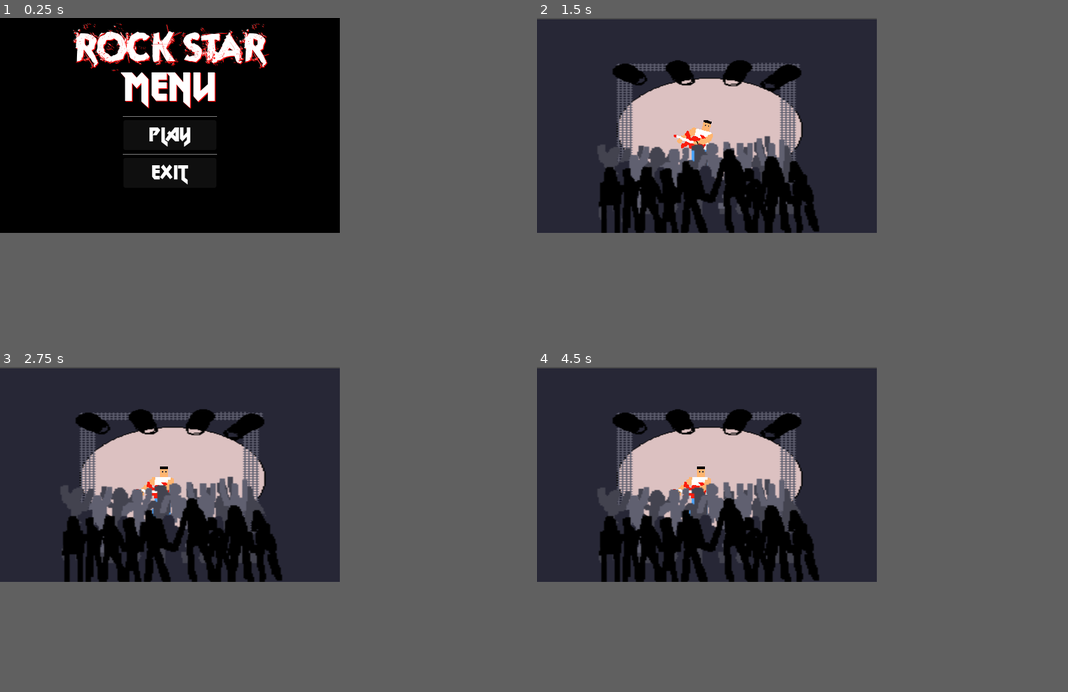
Above: before the commit, frames 1-4 (two rows, left to right).
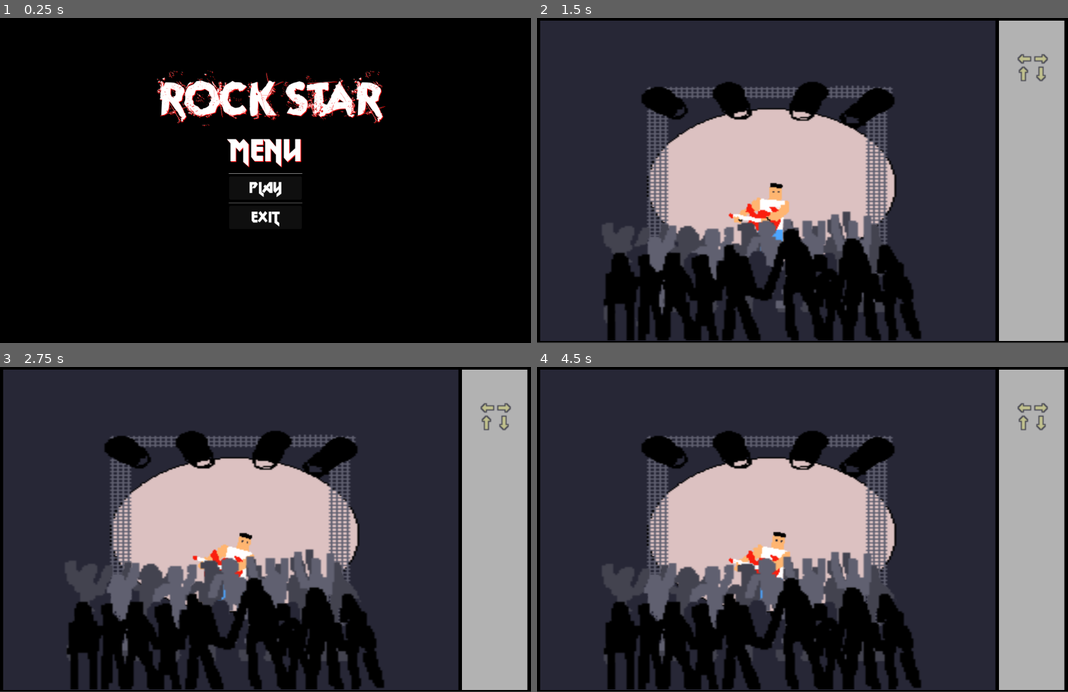
Above: after the commit, the same moments.

Repository: Bouzelouuf/rockstart_spag
Game: Godot game, scene res://scene/menu.tscn
Two runs of this game, one before a commit and one after it. Both use one fixed random seed, a clock stepped at 60 frames per second and the inputs below.
Inputs:
- Up to frame 1 (0.25 s): no input
- Up to frame 2 (1.5 s): click "PLAY" at 0.5 s
- Up to frame 3 (2.75 s): no input
- Up to frame 4 (4.5 s): no input
In our replay, the window is 512x324 before the commit and 800x490 after it. These sizes can differ from the game's own. Grey fills any space a smaller window leaves; there, only what the larger window draws over its background counts as a difference.

The runs differ from the first frame. In frame 1, 8.4% of the frame differs, in the area x 13-73%, y 1-65%; in frame 2, 53%; in frame 3, 53%, in the area x 0-100%, y 0-100%; in frame 4, 53%.

Commit message:
add arrow + adjust size window

Diff:
--- a/project.godot
+++ b/project.godot
@@ -17,8 +17,8 @@
 
 [display]
 
-window/size/viewport_width=512
-window/size/viewport_height=324
+window/size/viewport_width=1024
+window/size/viewport_height=628
 
 [rendering]
 
--- a/scene/main_scene.tscn
+++ b/scene/main_scene.tscn
@@ -7,6 +7,7 @@
 [ext_resource type="Texture2D" uid="uid://c66fo1rxb073f" path="res://asset/foule_2.png" id="5_cj0ow"]
 [ext_resource type="Texture2D" uid="uid://bdarrhd6j4yaa" path="res://asset/foule_3.png" id="6_xavy2"]
 [ext_resource type="Texture2D" uid="uid://cmn6vre0lvvry" path="res://asset/foule_4.png" id="7_7l8gs"]
+[ext_resource type="Texture2D" uid="uid://b3pgxdud66ni4" path="res://asset/arrow.png" id="8_pi0uh"]
 
 [sub_resource type="AtlasTexture" id="AtlasTexture_66tet"]
 atlas = ExtResource("2_pi0uh")
@@ -81,19 +82,27 @@
 
 [node name="Node2D" type="Node2D"]
 
+[node name="ColorRect2" type="ColorRect" parent="."]
+offset_right = 1023.0
+offset_bottom = 627.0
+color = Color(0, 0, 0, 1)
+
 [node name="Scene" type="Sprite2D" parent="."]
-position = Vector2(256.08, 163.325)
-scale = Vector2(2.00063, 1.26035)
+position = Vector2(445.5, 314.5)
+scale = Vector2(3.43359, 2.41797)
 texture = ExtResource("1_qvu5t")
 
 [node name="AnimatedSprite2D" type="AnimatedSprite2D" parent="."]
-position = Vector2(253, 182)
+position = Vector2(466, 377)
+scale = Vector2(2, 2)
 sprite_frames = SubResource("SpriteFrames_u0ygc")
 autoplay = "default"
-frame_progress = 0.126579
+frame = 2
+frame_progress = 0.337271
 
 [node name="People" type="Node2D" parent="."]
-position = Vector2(-11, -125)
+position = Vector2(-63, -144)
+scale = Vector2(1.84305, 1.70897)
 script = ExtResource("3_hrphr")
 
 [node name="Foule1" type="Sprite2D" parent="People"]
@@ -115,3 +124,29 @@
 position = Vector2(272, 218.4)
 scale = Vector2(2, 1.8)
 texture = ExtResource("7_7l8gs")
+
+[node name="ColorRect" type="ColorRect" parent="."]
+modulate = Color(0.877616, 0.877616, 0.877616, 1)
+self_modulate = Color(0.54099, 0.54099, 0.54099, 1)
+offset_left = 884.0
+offset_right = 1025.0
+offset_bottom = 627.0
+color = Color(0, 0, 0, 1)
+
+[node name="ColorRect" type="ColorRect" parent="ColorRect"]
+layout_mode = 1
+anchors_preset = -1
+anchor_left = 0.078
+anchor_top = 0.008
+anchor_right = 0.915
+anchor_bottom = 0.995
+offset_left = -3.998
+offset_top = -0.0160003
+offset_right = 3.985
+offset_bottom = 0.134949
+color = Color(0.796243, 0.796243, 0.796243, 1)
+
+[node name="Arrow" type="Sprite2D" parent="."]
+position = Vector2(957, 96)
+scale = Vector2(2, 2)
+texture = ExtResource("8_pi0uh")
--- a/scene/menu.tscn
+++ b/scene/menu.tscn
@@ -25,18 +25,18 @@
 [node name="Label" type="Label" parent="."]
 layout_mode = 1
 anchors_preset = -1
-anchor_left = 0.5
-anchor_top = 0.16
-anchor_right = 0.5
-anchor_bottom = 0.16
-offset_left = -157.0
-offset_top = -54.84
-offset_right = 166.0
-offset_bottom = 35.16
+anchor_left = 0.273
+anchor_top = 0.135
+anchor_right = 0.758
+anchor_bottom = 0.334
+offset_left = 0.447998
+offset_top = 0.219994
+offset_right = -0.192017
+offset_bottom = 0.247986
 theme_override_colors/font_color = Color(1, 1, 1, 1)
 theme_override_colors/font_shadow_color = Color(1, 0, 0, 1)
 theme_override_fonts/font = ExtResource("2_15se8")
-theme_override_font_sizes/font_size = 60
+theme_override_font_sizes/font_size = 90
 text = "ROCK STAR"
 horizontal_alignment = 1
 
Binary file added: asset/arrow.png
Not shown, added: asset/arrow.png.import
Not shown: 1 places in scene/main_scene.tscn that only renumber resources
